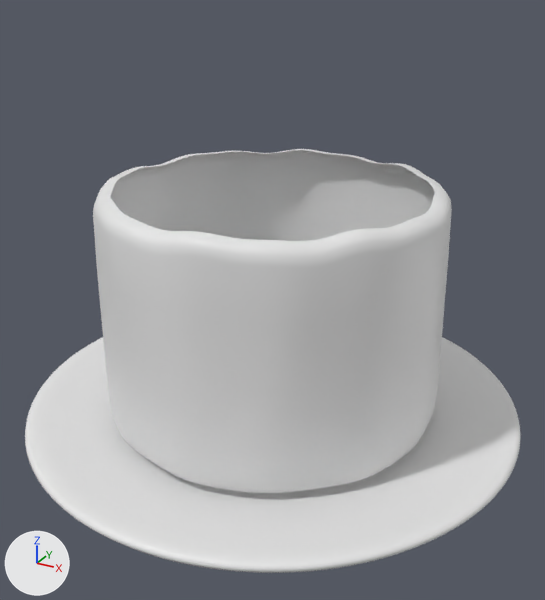
The Blender file starlight/Cake.blend: old version first, new version second.
Rendered twice from a camera (50 mm lens) standing at (2.0, -3.65, 2.57) and looking at (0.06, -0.12, 0.8). The lights are fixed; the arrows at lower left show +X, +Y and +Z. The older version comes first.

Script lines for the objects in view, before the commit:
```python
me_glaze = bpy.data.meshes.new('Glaze')
me_glaze.from_pydata(...)  # 1610 vertices, 2880 faces; spans x -1.01..1.01, y -1.01..1.0, z 0.07..1.45
me_glaze.polygons.foreach_set('use_smooth', [True] * 2880)
me_porcelain = bpy.data.meshes.new('Porcelain')
me_porcelain.from_pydata(...)  # 1932 vertices, 3520 faces; spans x -1.51..1.51, y -1.51..1.51, z -0.06..0.09
me_porcelain.polygons.foreach_set('use_smooth', [True] * 3520)
ob_glaze = bpy.data.objects.new('Glaze', me_glaze)
ob_glaze.location = (0.0, 0.0, 0.0)
ob_porcelain = bpy.data.objects.new('Porcelain', me_porcelain)
ob_porcelain.location = (0.0, 0.0, 0.0)
```
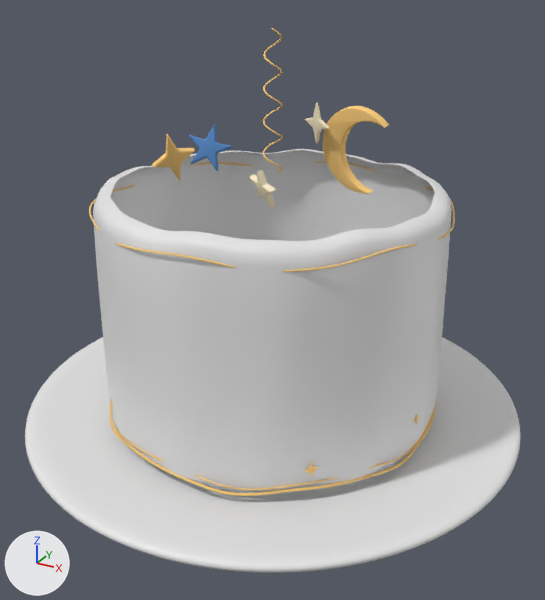
Changed parts and their boxes (x1, y1, x2, y2) in the pictures (545 x 600 px):
'Crescent in gold sugar', added
    after: (323, 106, 389, 194)
'Piped metallic rim 1', added
    after: (110, 402, 436, 496)
'Piped metallic rim 3', added
    after: (89, 162, 455, 272)
'Blue sugar star', added (blue)
    after: (189, 124, 233, 171)
'Gilded evening star', added (beige)
    after: (152, 134, 195, 181)
'Piped metallic rim 2', added
    after: (110, 405, 435, 490)
'Pearlescent star', added (beige)
    after: (250, 170, 276, 208)
'Candle gold spiral', added
    after: (263, 28, 283, 172)
'Moonstone companion', added
    after: (305, 103, 330, 144)
'Pressed gold star 4', added
    after: (304, 462, 319, 477)

What changed in the scene script:
```text
Add ob_candle_gold_spiral:
    ob_candle_gold_spiral = bpy.data.objects.new('Candle gold spiral', me_candle_gold_spiral)  # 870 vertices, 866 faces; spans x -0.055..0.056, y -0.056..0.057, z 1.511..2.29; in mat_gilded_sugar (beige #ffd181)
    ob_candle_gold_spiral.location = (0.0, 0.0, 0.0)
Add ob_piped_metallic_rim_3:
    ob_piped_metallic_rim_3 = bpy.data.objects.new('Piped metallic rim 3', me_piped_metallic_rim_3)  # 690 vertices, 690 faces; spans x -1.0..1.02, y -1.02..1.0, z 1.31..1.37; in mat_gilded_sugar (beige #ffd181)
    ob_piped_metallic_rim_3.location = (0.0, 0.0, 0.0)
Add ob_piped_metallic_rim_2:
    ob_piped_metallic_rim_2 = bpy.data.objects.new('Piped metallic rim 2', me_piped_metallic_rim_2)  # 690 vertices, 690 faces; spans x -1.02..1.0, y -1.01..1.02, z 0.12..0.17; in mat_gilded_sugar (beige #ffd181)
    ob_piped_metallic_rim_2.location = (0.0, 0.0, 0.0)
Add ob_piped_metallic_rim_1:
    ob_piped_metallic_rim_1 = bpy.data.objects.new('Piped metallic rim 1', me_piped_metallic_rim_1)  # 690 vertices, 690 faces; spans x -1.02..1.0, y -1.01..1.02, z 0.08..0.13; in mat_gilded_sugar (beige #ffd181)
    ob_piped_metallic_rim_1.location = (0.0, 0.0, 0.0)
Add ob_pressed_gold_star_4:
    ob_pressed_gold_star_4 = bpy.data.objects.new('Pressed gold star 4', me_pressed_gold_star_4)  # 16 vertices, 10 faces; spans x 0.6159..0.6799, y -0.8001..-0.7442, z 0.19..0.288; in mat_gilded_sugar (beige #ffd181); modifiers BEVEL
    ob_pressed_gold_star_4.location = (0.0, 0.0, 0.0)
Add ob_pearlescent_star:
    ob_pearlescent_star = bpy.data.objects.new('Pearlescent star', me_pearlescent_star)  # 20 vertices, 12 faces; spans x 0.144..0.337, y -0.601..-0.457, z 1.494..1.694; in mat_moon_pearl (beige #f9ecca); modifiers BEVEL
    ob_pearlescent_star.location = (0.0, 0.0, 0.0)
Add ob_gilded_evening_star:
    ob_gilded_evening_star = bpy.data.objects.new('Gilded evening star', me_gilded_evening_star)  # 16 vertices, 10 faces; spans x -0.529..-0.311, y -0.436..-0.264, z 1.481..1.779; in mat_gilded_sugar (beige #ffd181); modifiers BEVEL
    ob_gilded_evening_star.location = (0.0, 0.0, 0.0)
Add ob_blue_sugar_star:
    ob_blue_sugar_star = bpy.data.objects.new('Blue sugar star', me_blue_sugar_star)  # 20 vertices, 12 faces; spans x -0.616..-0.333, y 0.004..0.166, z 1.451..1.737; in mat_sapphire_sugar (blue #5d8eca); modifiers BEVEL
    ob_blue_sugar_star.location = (0.0, 0.0, 0.0)
Add ob_moonstone_companion:
    ob_moonstone_companion = bpy.data.objects.new('Moonstone companion', me_moonstone_companion)  # 16 vertices, 10 faces; spans x 0.159..0.341, y -0.008..0.078, z 1.693..1.927; in mat_moon_pearl (beige #f9ecca); modifiers BEVEL
    ob_moonstone_companion.location = (0.0, 0.0, 0.0)
Add ob_crescent_in_gold_sugar:
    ob_crescent_in_gold_sugar = bpy.data.objects.new('Crescent in gold sugar', me_crescent_in_gold_sugar)  # 164 vertices, 84 faces; spans x 0.258..0.661, y -0.02..0.148, z 1.452..1.918; in mat_gilded_sugar (beige #ffd181); modifiers BEVEL
    ob_crescent_in_gold_sugar.location = (0.0, 0.0, 0.0)
```
